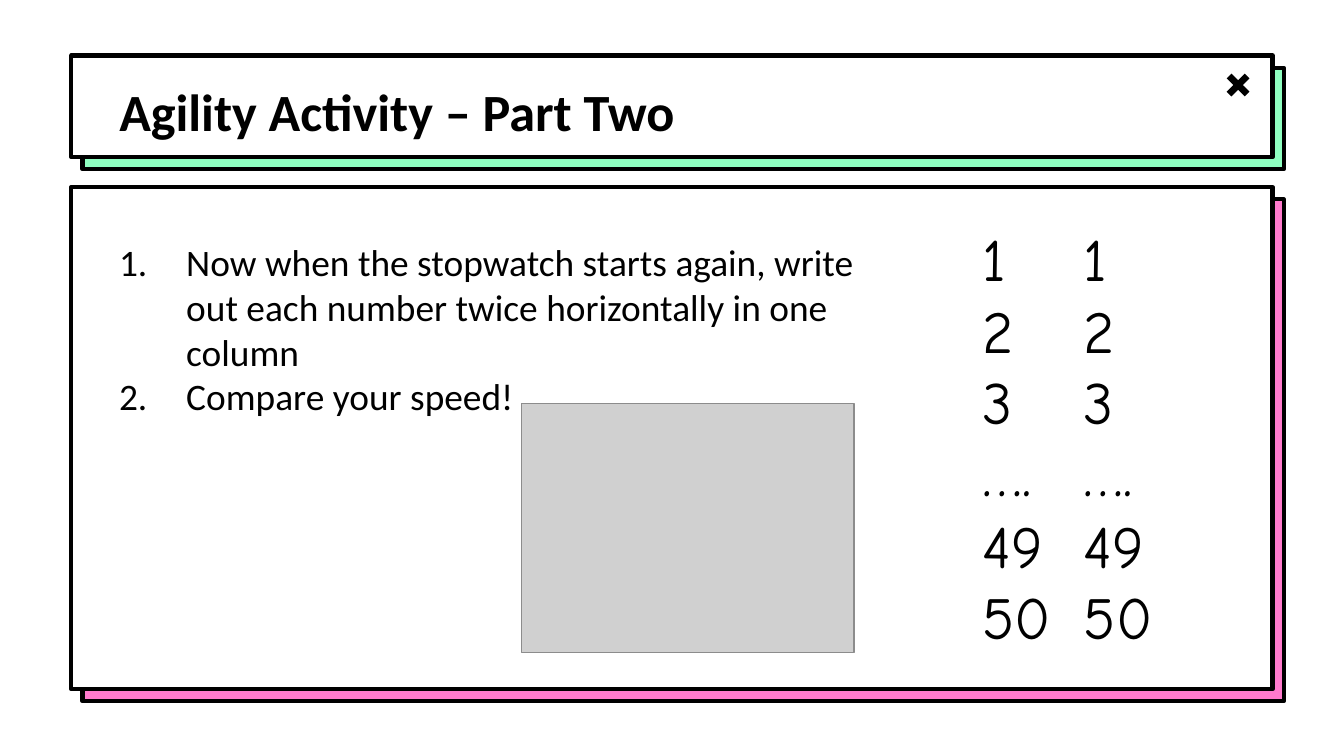
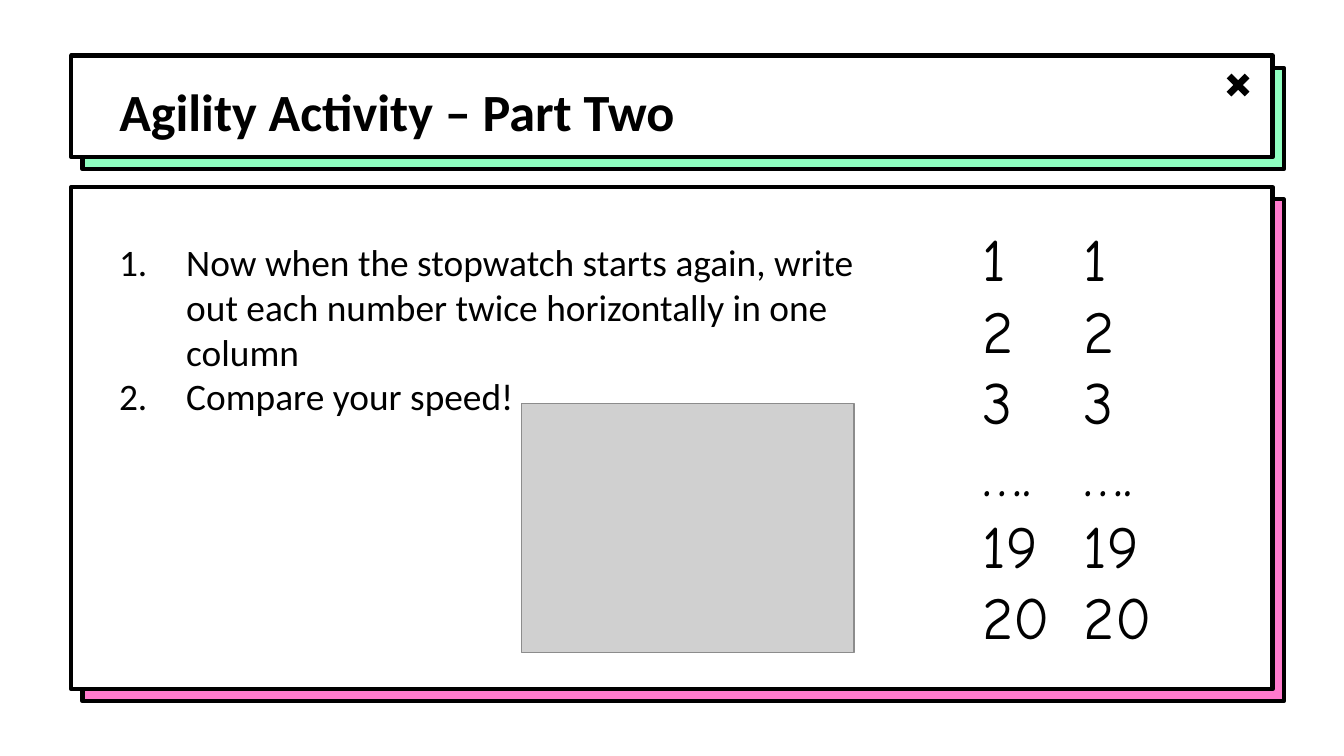
Before and after one commit to hytechclub/capstone, a slide deck: slide 10 of SoftwareDevTeamsLesson/Presentation.pptx. Drawn at 1344x756 pixels with LibreOffice and Linux fonts; fonts in the diff are those of the drawing; grey boxes stand for pictures; background and template pictures are left out. Boxes give left, top, right and bottom in pixels: in the first picture for what was removed or moved away, otherwise in the second. Text is boxed around its words. In the diff, an @@ line names an element or a change of style, - is before the commit and + after.

```diff
--- a/SoftwareDevTeamsLesson/Presentation.pptx
+++ b/SoftwareDevTeamsLesson/Presentation.pptx
@@ text at (982,527,1050,640): text changed @@
-49
-50
+19
+20
@@ text at (1084,527,1152,640): text changed @@
-49
-50
+19
+20
```
Also in this commit, not shown: 3 other slides changed.
